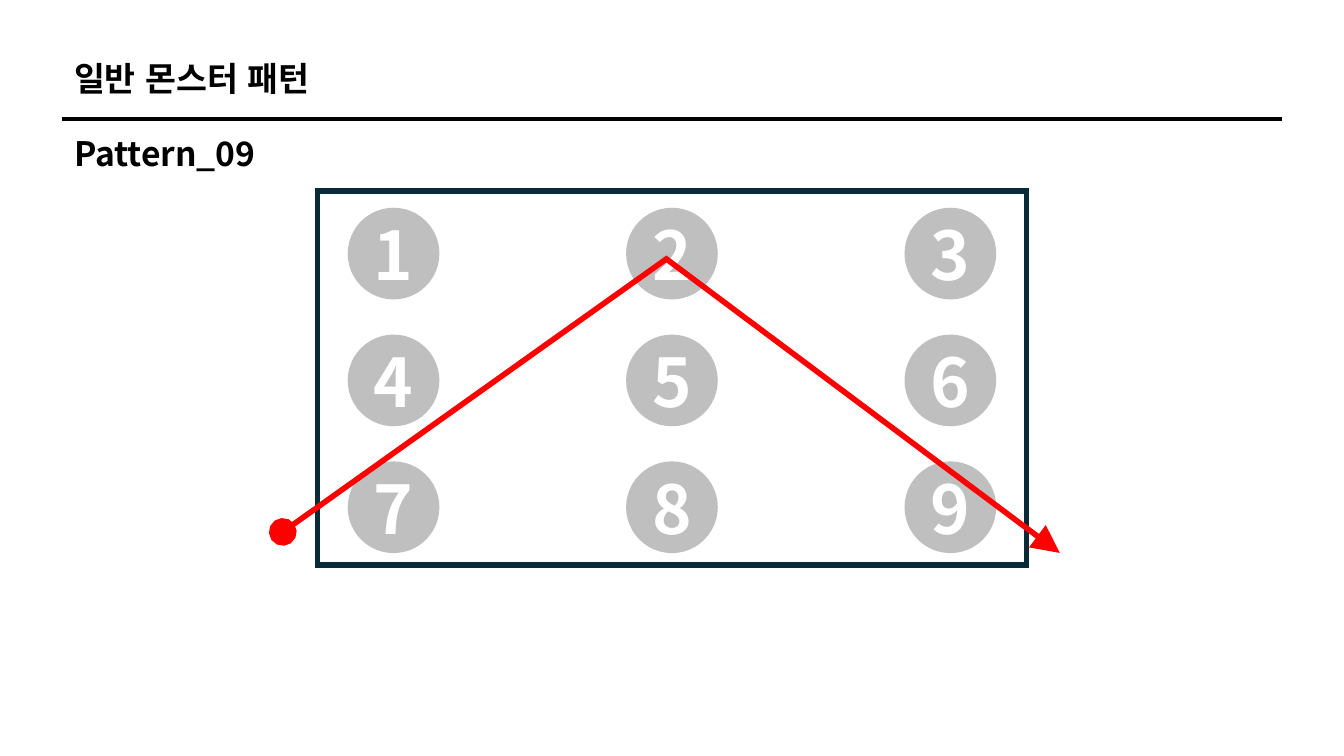
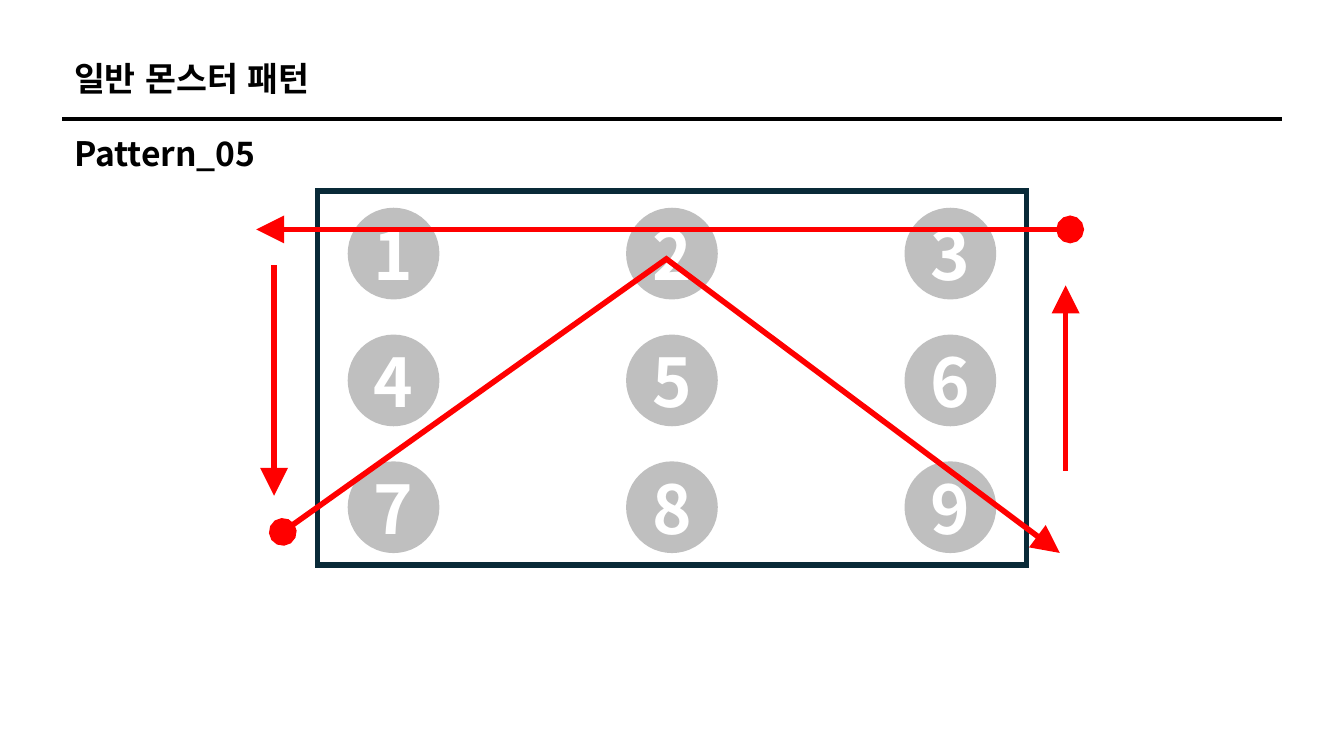
Before and after one commit to ikarijaeyoung/Project_SkyPower, a slide deck: slide 54 of Project_Design/백승헌/전투기획.pptx (slide 58 before the commit). Drawn at 1344x756 pixels with LibreOffice and Linux fonts; fonts in the diff are those of the drawing. Boxes give left, top, right and bottom in pixels: in the first picture for what was removed or moved away, otherwise in the second. Text is boxed around its words. In the diff, an @@ line names an element or a change of style, - is before the commit and + after.

```diff
--- a/Project_Design/백승헌/전투기획.pptx
+++ b/Project_Design/백승헌/전투기획.pptx
@@ text at [74, 141, 256, 172]: text changed @@
-Pattern_09
+Pattern_05
@@ freeform shape added at [256, 230, 1071, 239], outline #FF0000 4 pt @@
@@ arrow added from (274, 265) to (274, 496), #FF0000 4 pt @@
@@ arrow added from (1066, 471) to (1066, 285), #FF0000 4 pt @@
```
Also in this commit, not shown: 9 other slides changed, 6 slides removed.
